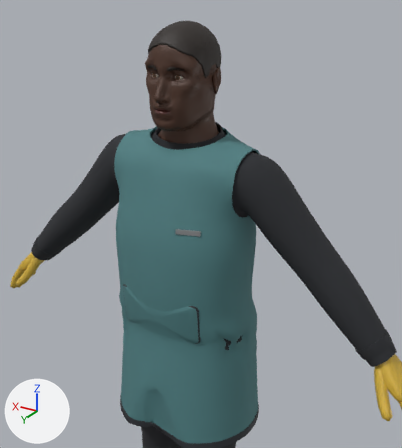
The glTF model game/assets/characters/char_npc_cleaner_sl/char_npc_cleaner_sl.glb: old version first, new version second.
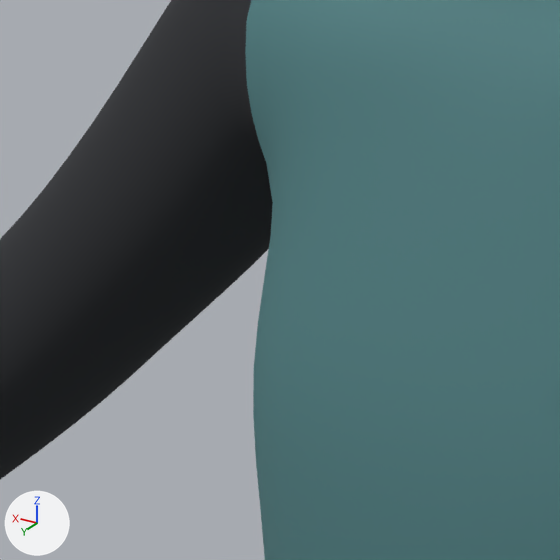
Each version is shown from a camera (50 mm lens) standing at (-0.734, 1.143, 1.82) and looking at (-0.073, 0.042, 1.269), then close up on the part from 17% to 44% of the width and 34% to 59% of the height. Every picture has the same lights, and +X, +Y and +Z are marked at lower left. The last two pictures show the newer version. Vertices at exactly the same position are counted once.

Names of what the first close-up shows: 'Outfit'.
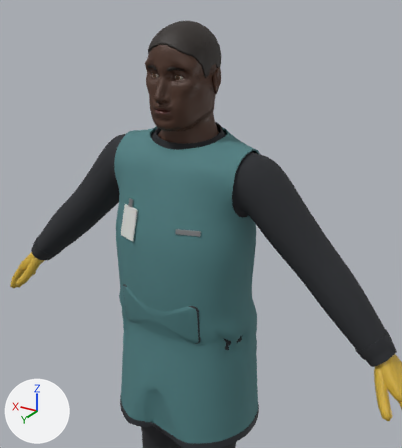
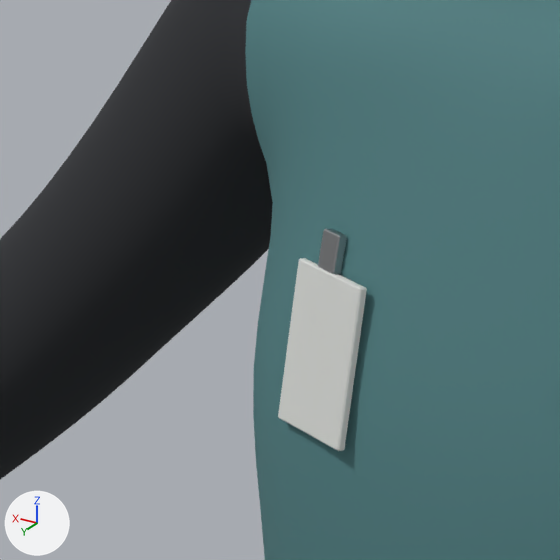
What differs and where, as boxes (x1, y1, x2, y2) in the close-ups (560 x 560 px):
'Gear', reshaped (not visible before): after (278, 229, 367, 451)
part 1 of me_gear, added: after (278, 258, 367, 451)
part 2 of me_gear, added: after (318, 229, 347, 274)

Diff of the bpy script that builds the scene:
```diff
--- a/game/assets/characters/char_npc_cleaner_sl/char_npc_cleaner_sl.glb.py
+++ b/game/assets/characters/char_npc_cleaner_sl/char_npc_cleaner_sl.glb.py
@@ mat_m_char_medic_white @@
+mat_m_char_medic_white = principled_material('M_char_medic_white')
+mat_m_char_medic_white.base_color = (0.701, 0.716, 0.687)  # light grey #dadcd8
+mat_m_char_medic_white.roughness = 0.55
@@ me_gear @@
 # used by ob_gear; location = (0.0, 0.0, 0.0)
-me_gear.from_pydata(...)  # 24 vertices, 44 faces; spans x -0.1176..-0.0589, y 0.1144..0.1381, z 1.2745..1.2871
+me_gear.from_pydata(...)  # 72 vertices, 132 faces; spans x -0.1176..0.1118, y 0.1119..0.1493, z 1.2308..1.3302
+# me_gear part 1: a new loose piece of 24 vertices spanning x 0.0554..0.1118, y 0.1129..0.1493, z 1.2308..1.3116, in mat_m_char_medic_white (light grey #dadcd8)
+# me_gear part 2: a new loose piece of 24 vertices spanning x 0.076..0.0915, y 0.1119..0.125, z 1.3103..1.3302, in mat_m_char_metal_silver (grey #b4b6b8)
 me_gear.materials.append(mat_m_char_metal_silver)
+me_gear.materials.append(mat_m_char_medic_white)  # light grey #dadcd8
```
